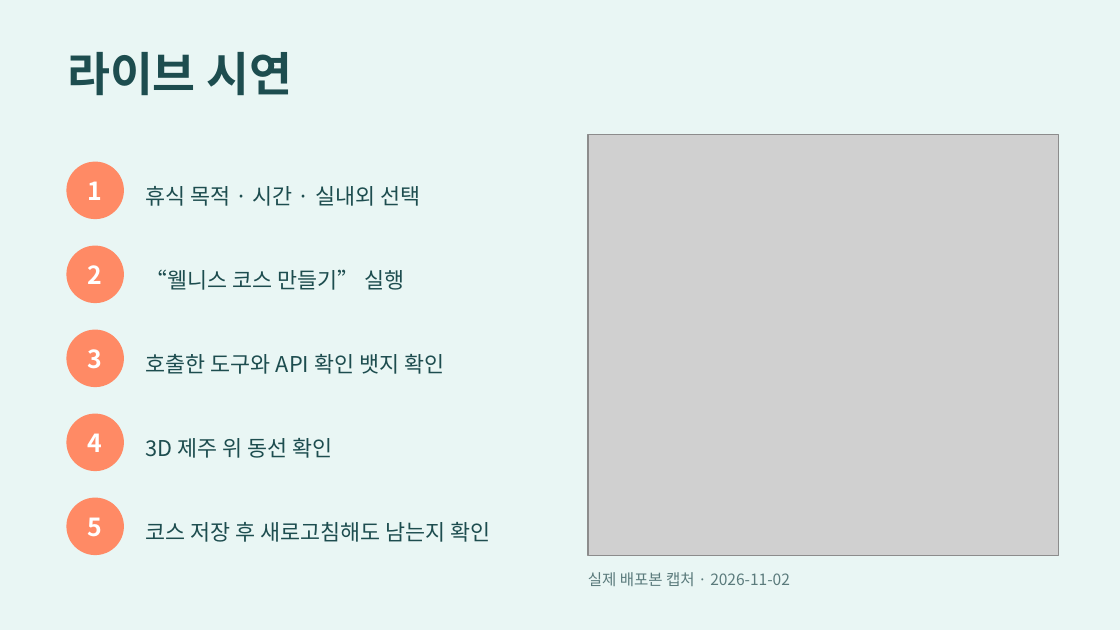
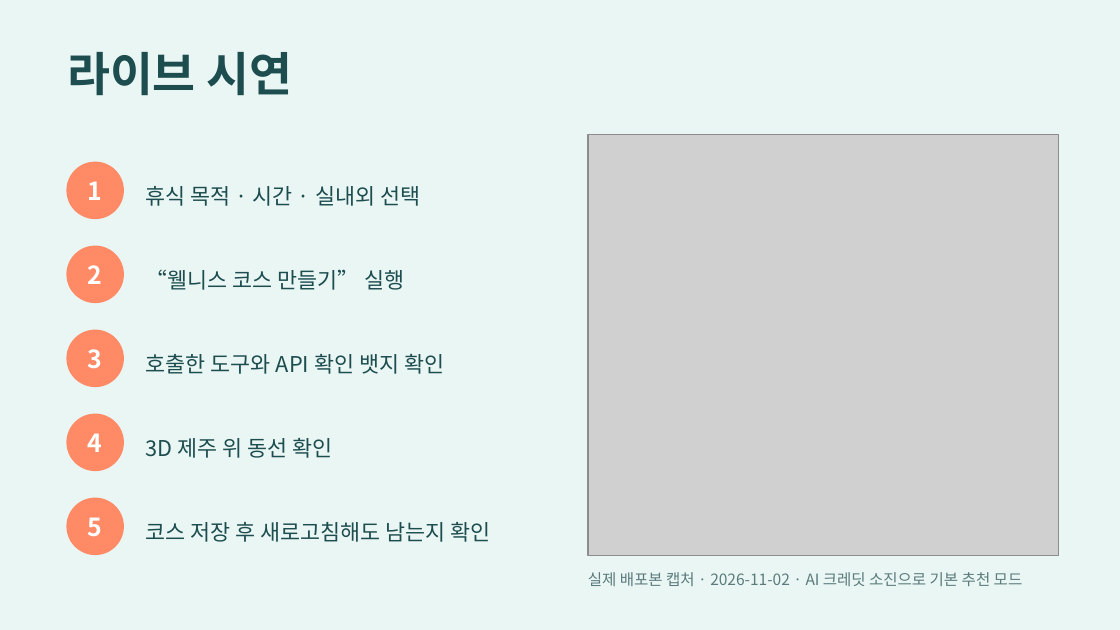
Before and after one commit to jeongeunlee0/jeju-wellness-concierge, a slide deck: slide 9 of docs/JEJU_WELLNESS_CONCIERGE.pptx (slide 8 before the commit). Drawn at 1120x630 pixels with LibreOffice and Linux fonts; fonts in the diff are those of the drawing; grey boxes stand for pictures. Boxes give left, top, right and bottom in pixels: in the first picture for what was removed or moved away, otherwise in the second. Text is boxed around its words. In the diff, an @@ line names an element or a change of style, - is before the commit and + after.

```diff
--- a/docs/JEJU_WELLNESS_CONCIERGE.pptx
+++ b/docs/JEJU_WELLNESS_CONCIERGE.pptx
@@ text at box(588, 572, 1023, 586): text changed @@
-실제 배포본 캡처 · 2026-11-02
+실제 배포본 캡처 · 2026-11-02 · AI 크레딧 소진으로 기본 추천 모드
```
Also in this commit, not shown: 3 other slides changed, 1 slide added, 10 other files.
